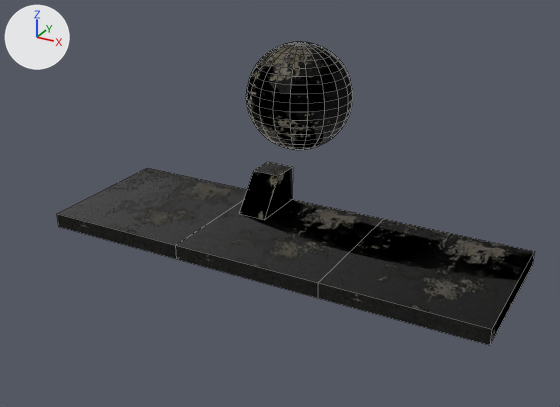
Renders of the FBX model sandbox/assets/model.fbx from each side of a commit.
Before and after are seen from a 50 mm camera at (0.219, -0.403, 0.226) aimed at (0.006, -0.016, 0.033). Arrows for +X, +Y and +Z are at upper left; the lights stay in place. Mesh edges are drawn as thin lines. Where no turn or scale is listed for an object, it has been applied to the vertices.
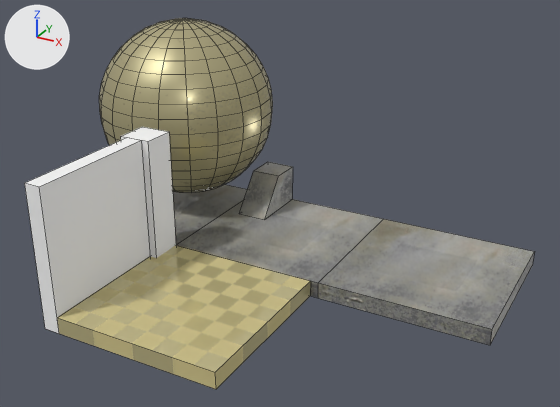
Patch to the scene script:
```diff
--- a/sandbox/assets/model.fbx.py
+++ b/sandbox/assets/model.fbx.py
@@ img_rust_jpg @@
-img_rust_jpg = load_image('rust.jpg', 'textures/rust.jpg', 512, 512, 'sRGB')
+img_rust_jpg = load_image('rust.jpg', 'textures/rust.jpg', 512, 512, 'Non-Color')
@@ mat_rusty @@
 n0 = _N.new('ShaderNodeBsdfPrincipled'); n0.name = 'Principled BSDF'
-n0.inputs[1].default_value = 0.1  # 'Metallic'
+n0.inputs[1].default_value = 0.25  # 'Metallic'
 n1 = _N.new('ShaderNodeOutputMaterial'); n1.name = 'Material Output'
@@ mat_rusty @@
 n3 = _N.new('ShaderNodeTexImage'); n3.name = 'Image Texture.001'
-n3.image = img_rust_reflect_jpg
+n3.image = img_rust_roughness_jpg
 n4 = _N.new('ShaderNodeTexImage'); n4.name = 'Image Texture.002'
-n4.image = img_rust_bump_jpg
+n4.image = img_rust_normal_jpg
 n5 = _N.new('ShaderNodeNormalMap'); n5.name = 'Normal Map'
@@ mat_stingraypbs4 @@
+mat_stingraypbs4 = bpy.data.materials.new('StingrayPBS4')
+mat_stingraypbs4.use_nodes = True; mat_stingraypbs4.node_tree.nodes.clear()
+_N = mat_stingraypbs4.node_tree.nodes; _L = mat_stingraypbs4.node_tree.links
+n0 = _N.new('ShaderNodeBsdfPrincipled'); n0.name = 'Principled BSDF'
+n0.inputs[0].default_value = (0.504, 0.455, 0.257, 1.0)  # 'Base Color', beige #bcb48b
+n0.inputs[1].default_value = 0.5  # 'Metallic'
+n1 = _N.new('ShaderNodeOutputMaterial'); n1.name = 'Material Output'
+n2 = _N.new('ShaderNodeTexImage'); n2.name = 'Image Texture'
+n2.image = img_rust_jpg
+_L.new(n2.outputs[0], n0.inputs[2])  # 'Color' to 'Roughness'
+_L.new(n0.outputs[0], n1.inputs[0])  # 'BSDF' to 'Surface'
@@ mat_stingraypbs5 @@
+mat_stingraypbs5 = bpy.data.materials.new('StingrayPBS5')
+mat_stingraypbs5.use_nodes = True; mat_stingraypbs5.node_tree.nodes.clear()
+_N = mat_stingraypbs5.node_tree.nodes; _L = mat_stingraypbs5.node_tree.links
+n0 = _N.new('ShaderNodeBsdfPrincipled'); n0.name = 'Principled BSDF'
+n0.inputs[0].default_value = (0.71, 0.635, 0.334, 1.0)  # 'Base Color', beige #dbd19c
+n0.inputs[1].default_value = 0.5  # 'Metallic'
+n1 = _N.new('ShaderNodeOutputMaterial'); n1.name = 'Material Output'
+n2 = _N.new('ShaderNodeTexImage'); n2.name = 'Image Texture'
+n2.image = img_negx_jpg
+_L.new(n2.outputs[0], n0.inputs[2])  # 'Color' to 'Roughness'
+_L.new(n0.outputs[0], n1.inputs[0])  # 'BSDF' to 'Surface'
@@ me_mesh_004 @@
 me_mesh_004.from_pydata(...)  # 382 vertices, 400 faces; spans x -0.04..0.04, y -0.04..0.04, z -0.04..0.04
-me_mesh_004.materials.append(mat_rusty)
+# me_mesh_004 part 1: the whole mesh is scaled about its middle by 1.5
+me_mesh_004.materials.append(mat_stingraypbs4)
@@ ob_psphere3 @@
 ob_psphere3 = bpy.data.objects.new('pSphere3', me_mesh_004)
-ob_psphere3.location = (-0.0409, 0.1, 0.0656)
+ob_psphere3.location = (-0.09, 0.0248, 0.07)
@@ ob_pcube4 @@
+ob_pcube4 = bpy.data.objects.new('pCube4', me_mesh_007)  # a box spanning x -0.01..0.0, y -0.07..0.01, z -0.005..0.08; in mat_white_wall (white #fdfdfd)
+ob_pcube4.location = (-0.055, -0.08, 0.0)
@@ ob_pcube3 @@
+ob_pcube3 = bpy.data.objects.new('pCube3', me_mesh_006)  # a box spanning x -0.01..0.01, y -0.01..0.01, z -0.005..0.08; in mat_white_wall (white #fdfdfd)
+ob_pcube3.location = (-0.06, -0.06, 0.0)
@@ ob_polysurface5 @@
+ob_polysurface5 = bpy.data.objects.new('polySurface5', me_mesh_003_1)  # a box spanning x -0.05..0.05, y -0.05..0.05, z -0.005..0.005
+ob_polysurface5.location = (-0.005, -0.1, 0.0)
```

What differs and where, as boxes (x1, y1, x2, y2) in the pictures (560 x 407 px):
'pSphere3', surface changed, recoloured, mesh rescaled, moved (62% wider, 61% taller)
    before: (246, 42, 353, 150)
    after: (99, 18, 273, 193)
'polySurface5', added
    after: (57, 245, 311, 389)
'polySurface4', surface changed (black to grey)
    both: (318, 219, 535, 345)
'pCube4', added
    after: (25, 137, 150, 333)
'polySurface2', surface changed (black to grey)
    both: (176, 199, 383, 298)
'polySurface3', surface changed (black to grey)
    both: (57, 168, 247, 259)
'pCube3', added
    after: (121, 127, 176, 258)
'pCube2', surface changed (black to grey)
    both: (239, 162, 293, 220)
